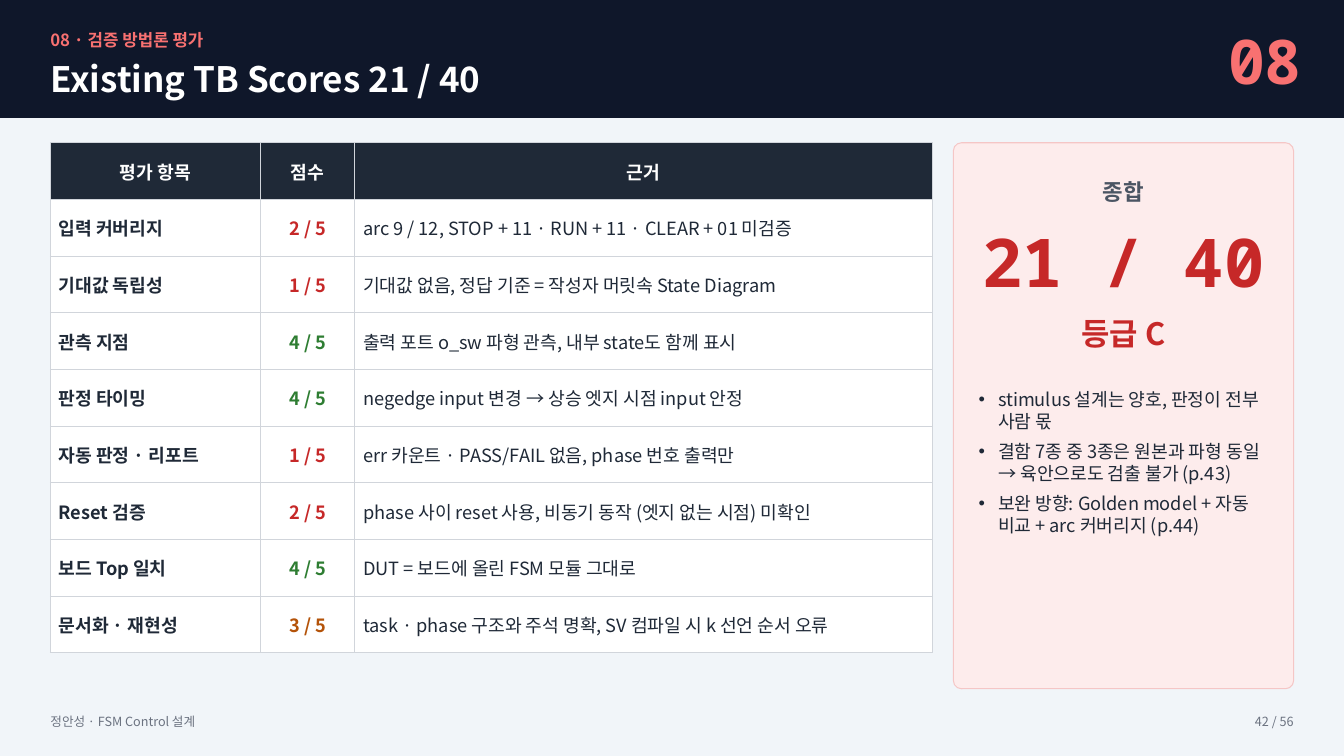
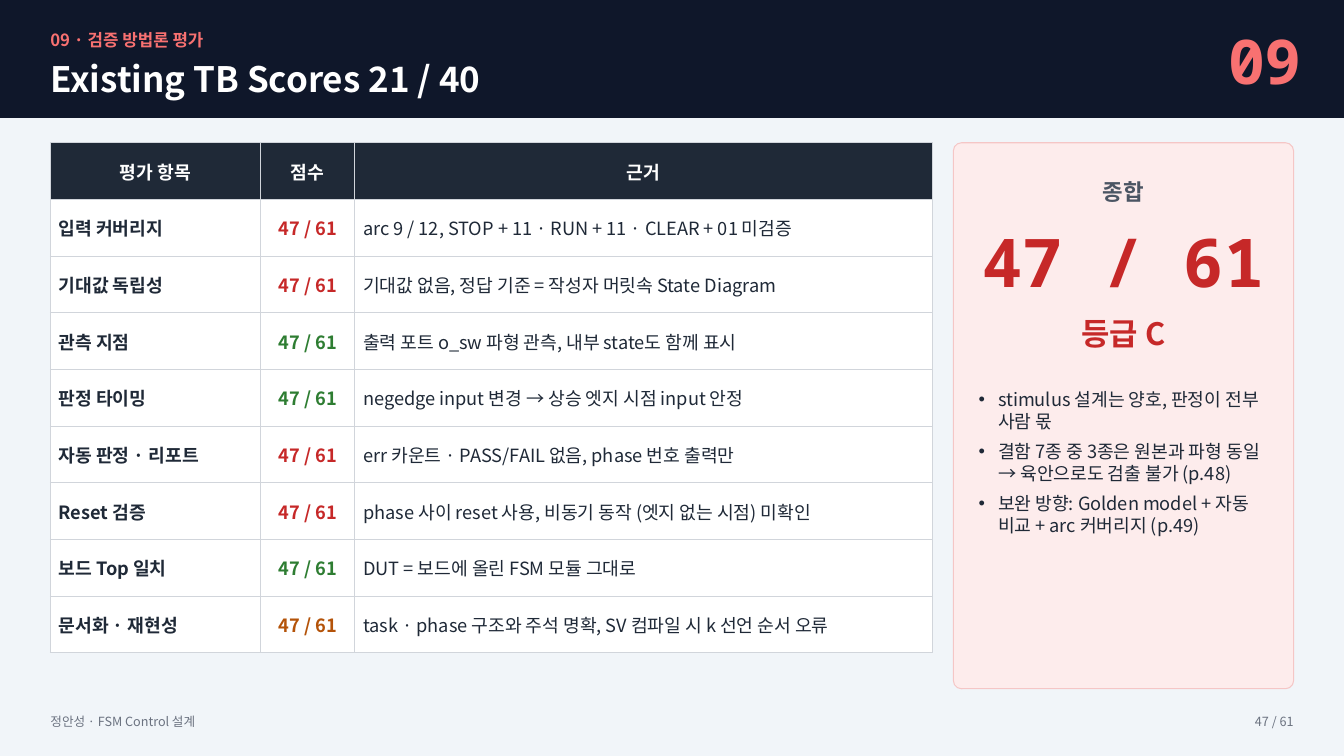
Before and after one commit to kimsacademy1234-max/System_Verilog, a slide deck: slide 47 of homework/1008_fsm_project/FSM_Control_정안성_new.pptx (slide 42 before the commit). Drawn at 1344x756 pixels with LibreOffice and Linux fonts; fonts in the diff are those of the drawing. Boxes give left, top, right and bottom in pixels: in the first picture for what was removed or moved away, otherwise in the second. Text is boxed around its words. In the diff, an @@ line names an element or a change of style, - is before the commit and + after.

```diff
--- a/homework/1008_fsm_project/FSM_Control_정안성_new.pptx
+++ b/homework/1008_fsm_project/FSM_Control_정안성_new.pptx
@@ text at <box>50,32,204,48</box>: text changed @@
-08 · 검증 방법론 평가
+09 · 검증 방법론 평가
@@ text at <box>1228,39,1302,85</box>: text changed @@
-08
+09
@@ table at <box>50,143,933,653</box> @@
-row 2, column 2: 2 / 5
+row 2, column 2: 47 / 61
-row 3, column 2: 1 / 5
+row 3, column 2: 47 / 61
-row 4, column 2: 4 / 5
+row 4, column 2: 47 / 61
-row 5, column 2: 4 / 5
+row 5, column 2: 47 / 61
-row 6, column 2: 1 / 5
+row 6, column 2: 47 / 61
-row 7, column 2: 2 / 5
+row 7, column 2: 47 / 61
-row 8, column 2: 4 / 5
+row 8, column 2: 47 / 61
-row 9, column 2: 3 / 5
+row 9, column 2: 47 / 61
@@ text at <box>982,238,1265,288</box>: text changed @@
-21 / 40
+47 / 61
@@ text at <box>998,442,1259,536</box>: text changed @@
-• 결함 7종 중 3종은 원본과 파형 동일 → 육안으로도 검출 불가 (p.43)
-• 보완 방향: Golden model + 자동 비교 + arc 커버리지 (p.44)
+• 결함 7종 중 3종은 원본과 파형 동일 → 육안으로도 검출 불가 (p.48)
+• 보완 방향: Golden model + 자동 비교 + arc 커버리지 (p.49)
@@ text at <box>1255,716,1294,726</box>: text changed @@
-42 / 56
+47 / 61
```
Also in this commit, not shown: 54 other slides changed, 6 slides added, 1 slide removed.
